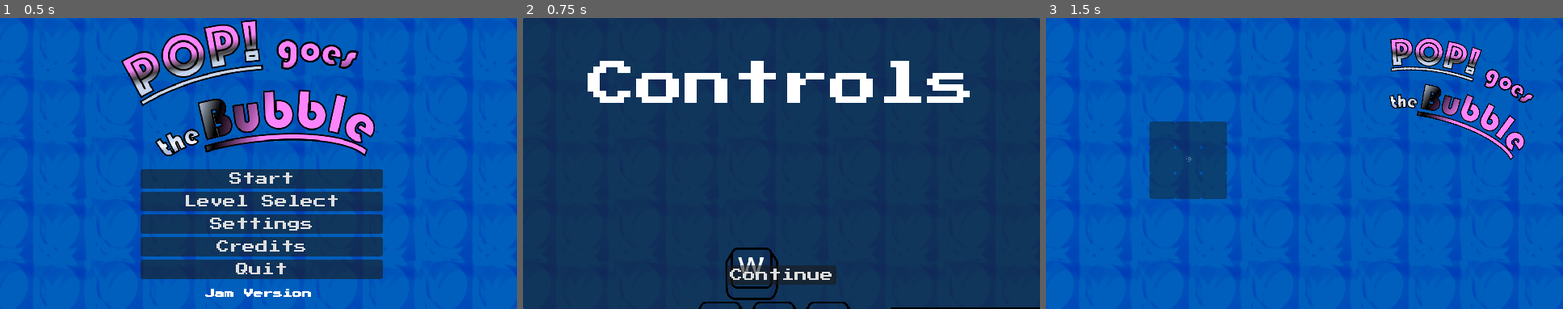
Above: before the commit, frames 1-3 (left to right).
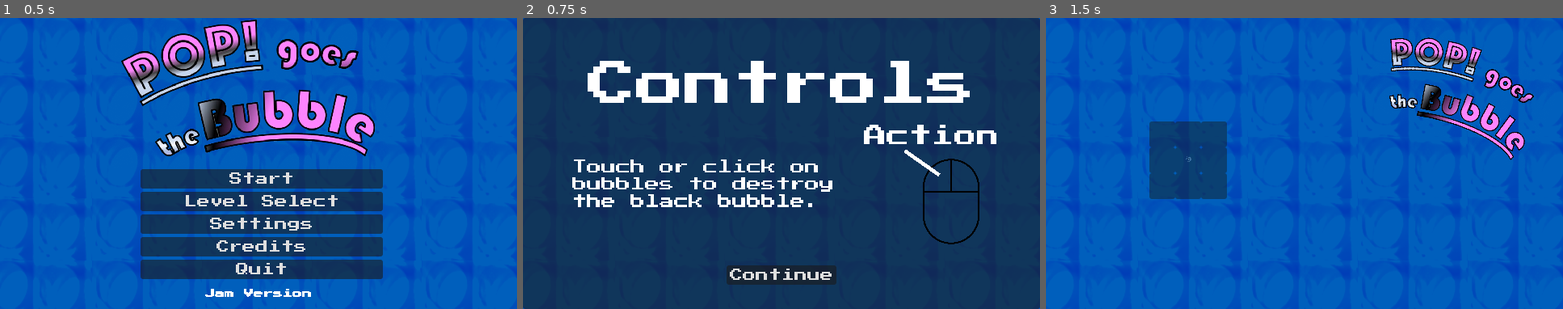
Above: after the commit, the same moments.

Repository: kaiec/ggj25-bubble-game
Game: Godot game, scene res://gamemanager/gamemanager.tscn
Two runs of this game, one before a commit and one after it. Both use one fixed random seed, a clock stepped at 60 frames per second and the inputs below.
Inputs:
- Up to frame 1 (0.5 s): no input
- Up to frame 2 (0.75 s): click "Start" at 0.5 s
- Up to frame 3 (1.5 s): click "Continue" at 1.25 s

Frame 1 is identical in both runs. In frame 2, 4.1% of the frame differs, in the area x 9-100%, y 36-100%; in frame 3, nothing differs.

Commit message:
Fixed control screen

Diff:
--- a/ui/screens/control-screen/control_screen.tscn
+++ b/ui/screens/control-screen/control_screen.tscn
@@ -1,22 +1,19 @@
-[gd_scene load_steps=10 format=3 uid="uid://bpr6du5ydm0lw"]
+[gd_scene load_steps=8 format=3 uid="uid://bpr6du5ydm0lw"]
 
-[ext_resource type="Texture2D" uid="uid://bugrq8paq2d7t" path="res://textures/Keycap.svg" id="1_hbk1g"]
 [ext_resource type="Theme" uid="uid://hheneshfv1b2" path="res://ui/themes/your_theme.tres" id="1_x8l5g"]
 [ext_resource type="Script" path="res://ui/screens/control-screen/control_screen.gd" id="2_wdxwm"]
-[ext_resource type="Texture2D" uid="uid://bett8pw3uw006" path="res://textures/Space.svg" id="4_nvllw"]
+[ext_resource type="FontFile" uid="uid://cbt6png2tnpyv" path="res://bubble/assets/fonts/PressStart2P-Regular.ttf" id="4_icjie"]
 [ext_resource type="Texture2D" uid="uid://bhuy5siw5vkxi" path="res://textures/Mouse.svg" id="5_bb6ie"]
 
 [sub_resource type="LabelSettings" id="LabelSettings_5tgjf"]
 font_size = 60
 
-[sub_resource type="LabelSettings" id="LabelSettings_27lof"]
-font_size = 41
-
-[sub_resource type="LabelSettings" id="LabelSettings_jpaqh"]
+[sub_resource type="LabelSettings" id="LabelSettings_7ean5"]
+font = ExtResource("4_icjie")
 font_size = 60
 
-[sub_resource type="LabelSettings" id="LabelSettings_7ean5"]
-font_size = 60
+[sub_resource type="LabelSettings" id="LabelSettings_yak1u"]
+font = ExtResource("4_icjie")
 
 [node name="ControlScreen" type="Control"]
 layout_mode = 3
@@ -54,130 +51,40 @@
 autowrap_mode = 2
 
 [node name="ControlImages" type="Node2D" parent="."]
-position = Vector2(306, 378)
+position = Vector2(111, 301)
 scale = Vector2(0.695, 0.695)
 
-[node name="WASD" type="Node2D" parent="ControlImages"]
-
-[node name="TextureRect" type="Sprite2D" parent="ControlImages/WASD"]
-position = Vector2(-32.75, -88.75)
-scale = Vector2(0.25, 0.25)
-texture = ExtResource("1_hbk1g")
-
-[node name="W" type="Label" parent="ControlImages/WASD/TextureRect"]
-offset_left = -108.0
-offset_top = -180.0
-offset_right = -65.0
-offset_bottom = -117.0
-scale = Vector2(4.75306, 4.39234)
-text = "W
-"
-label_settings = SubResource("LabelSettings_27lof")
-horizontal_alignment = 1
-metadata/_edit_use_anchors_ = true
-
-[node name="TextureRect2" type="Sprite2D" parent="ControlImages/WASD"]
-position = Vector2(-88.75, 7.25)
-scale = Vector2(0.25, 0.25)
-texture = ExtResource("1_hbk1g")
-
-[node name="A" type="Label" parent="ControlImages/WASD/TextureRect2"]
-offset_left = -80.0
-offset_top = -188.0
-offset_right = -45.0
-offset_bottom = -125.0
-scale = Vector2(4.75306, 4.39234)
-text = "A
-"
-label_settings = SubResource("LabelSettings_27lof")
-horizontal_alignment = 1
-
-[node name="TextureRect3" type="Sprite2D" parent="ControlImages/WASD"]
-position = Vector2(7.25, 7.25)
-scale = Vector2(0.25, 0.25)
-texture = ExtResource("1_hbk1g")
-
-[node name="S" type="Label" parent="ControlImages/WASD/TextureRect3"]
-offset_left = -80.0
-offset_top = -188.0
-offset_right = -45.0
-offset_bottom = -125.0
-scale = Vector2(4.75306, 4.39234)
-text = "S
-
-"
-label_settings = SubResource("LabelSettings_27lof")
-horizontal_alignment = 1
-
-[node name="TextureRect4" type="Sprite2D" parent="ControlImages/WASD"]
-position = Vector2(103.25, 7.25)
-scale = Vector2(0.25, 0.25)
-texture = ExtResource("1_hbk1g")
-
-[node name="D" type="Label" parent="ControlImages/WASD/TextureRect4"]
-offset_left = -80.0
-offset_top = -188.0
-offset_right = -45.0
-offset_bottom = -125.0
-scale = Vector2(4.75306, 4.39234)
-text = "D
-"
-label_settings = SubResource("LabelSettings_27lof")
-horizontal_alignment = 1
-
-[node name="Move" type="Label" parent="ControlImages/WASD"]
-offset_left = -61.8705
-offset_top = 56.1151
-offset_right = 150.13
-offset_bottom = 166.115
-text = "Move"
-label_settings = SubResource("LabelSettings_jpaqh")
-
-[node name="Space" type="Node2D" parent="ControlImages"]
-position = Vector2(392, 8)
-
-[node name="Space2" type="Sprite2D" parent="ControlImages/Space"]
-scale = Vector2(0.2, 0.2)
-texture = ExtResource("4_nvllw")
-
-[node name="W" type="Label" parent="ControlImages/Space/Space2"]
-offset_left = -288.0
-offset_top = -176.0
-offset_right = -161.0
-offset_bottom = -113.0
-scale = Vector2(4.75306, 4.39234)
-text = "Space"
-label_settings = SubResource("LabelSettings_27lof")
-horizontal_alignment = 1
-
-[node name="Jump" type="Label" parent="ControlImages/Space"]
-offset_left = -62.5036
-offset_top = 40.9209
-offset_right = 149.496
-offset_bottom = 150.921
-text = "Jump"
-label_settings = SubResource("LabelSettings_jpaqh")
-
 [node name="Mouse" type="Node2D" parent="ControlImages"]
-position = Vector2(800, -35.9712)
+position = Vector2(602.878, -106.475)
+scale = Vector2(0.669779, 0.669779)
 
 [node name="Mouse2" type="Sprite2D" parent="ControlImages/Mouse"]
 scale = Vector2(0.4, 0.4)
 texture = ExtResource("5_bb6ie")
 
 [node name="R+L" type="Label" parent="ControlImages/Mouse"]
-offset_left = -212.719
-offset_top = -228.374
-offset_right = 310.281
-offset_bottom = -118.374
-text = "Action     Action"
+offset_left = -232.01
+offset_top = -204.083
+offset_right = 290.99
+offset_bottom = -94.0831
+text = "Action"
 label_settings = SubResource("LabelSettings_7ean5")
 
 [node name="Line2D" type="Line2D" parent="ControlImages/Mouse"]
 points = PackedVector2Array(-123.511, -134.849, -31.4243, -70.1007)
 
-[node name="Line2D2" type="Line2D" parent="ControlImages/Mouse"]
-points = PackedVector2Array(103.827, -136.288, 36.2015, -68.6619)
+[node name="Label" type="Label" parent="ControlImages"]
+offset_left = -71.9425
+offset_top = -181.295
+offset_right = 216.058
+offset_bottom = -127.295
+scale = Vector2(1.61882, 1.61882)
+text = "Touch or click on
+bubbles to destroy
+the black bubble.
+"
+label_settings = SubResource("LabelSettings_yak1u")
+justification_flags = 131
 
 [node name="CenterContainer" type="CenterContainer" parent="."]
 layout_mode = 1
